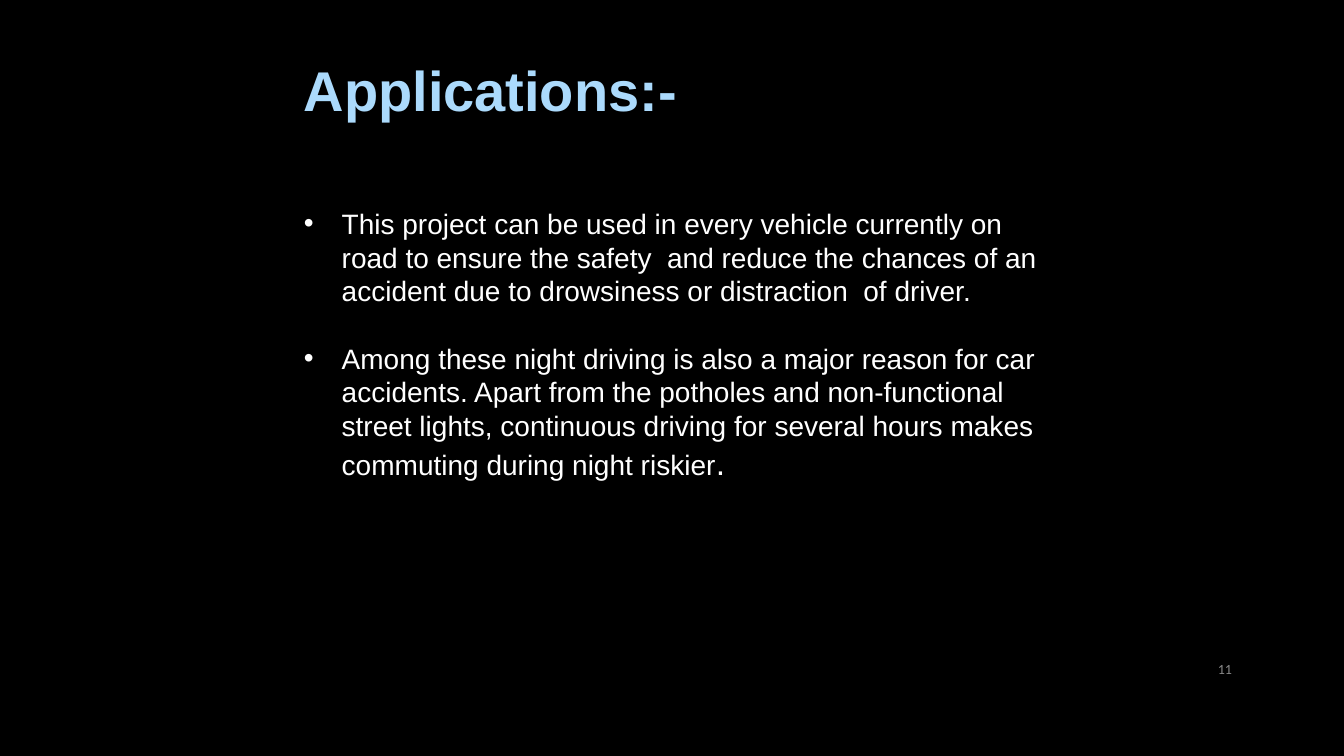
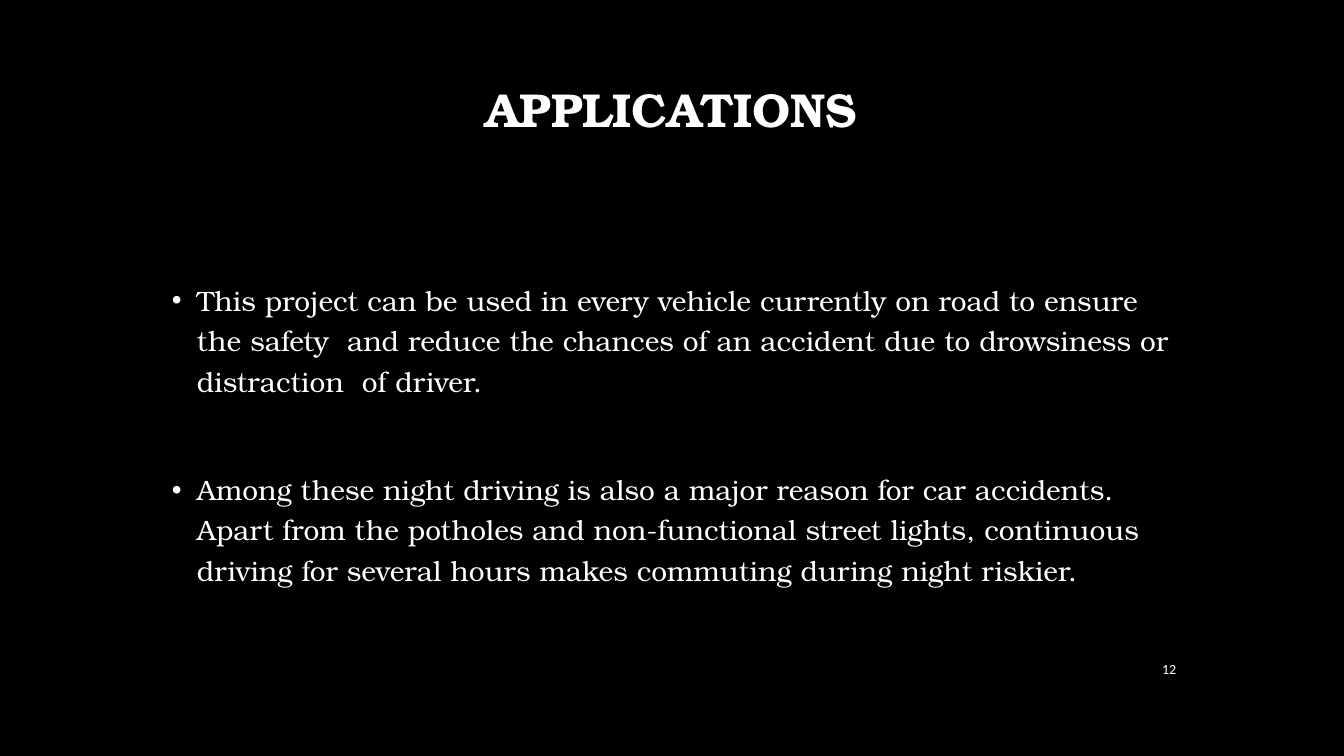
Before and after one commit to MRDGH2821/Drowsiness-Detector, a slide deck: slide 12 of Drowsiness Detector.pptx (slide 11 before the commit). Drawn at 1344x756 pixels with LibreOffice and Linux fonts; fonts in the diff are those of the drawing; background and template pictures are left out. Boxes give left, top, right and bottom in pixels: in the first picture for what was removed or moved away, otherwise in the second. Text is boxed around its words. In the diff, an @@ line names an element or a change of style, - is before the commit and + after.

```diff
--- a/Drowsiness Detector.pptx
+++ b/Drowsiness Detector.pptx
@@ title "APPLICATIONS" at <box>485,94,857,128</box>: vertical alignment top to middle @@
@@ title at <box>485,94,857,128</box>: text changed; size 40 to 34 pt; font Arial to TeX Gyre Bonum; text colour #ABDAFC to #FFFFFF @@
-Applications:-
+APPLICATIONS
@@ rectangle added at <box>0,231,1344,756</box>, fill #000000 at 50% opacity @@
@@ text "This project can be used ...": place and size @@
-text "This project can be used ..." at <box>342,213,1036,480</box>
+text "This project can be used ..." at <box>197,291,1168,587</box>
@@ text "This project can be used ..." at <box>197,291,1168,587</box>: font Arial to TeX Gyre Bonum; size 24 to 20 pt in "riskier."; indent changed; line spacing 1 to 1.2; more space between paragraphs @@
@@ page number at <box>1162,665,1176,674</box>: text changed; text colour #898989 to #FFFFFF @@
-11
+12
```
Also in this commit, not shown: 12 other slides changed, 1 slide added.
